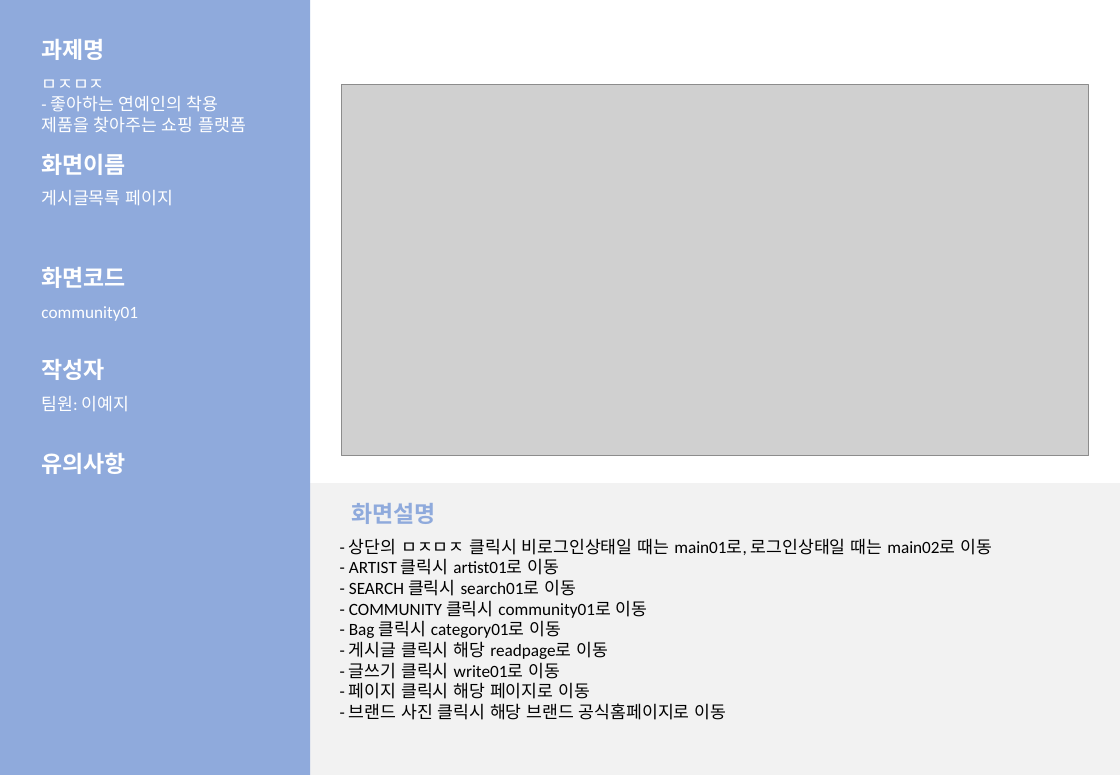
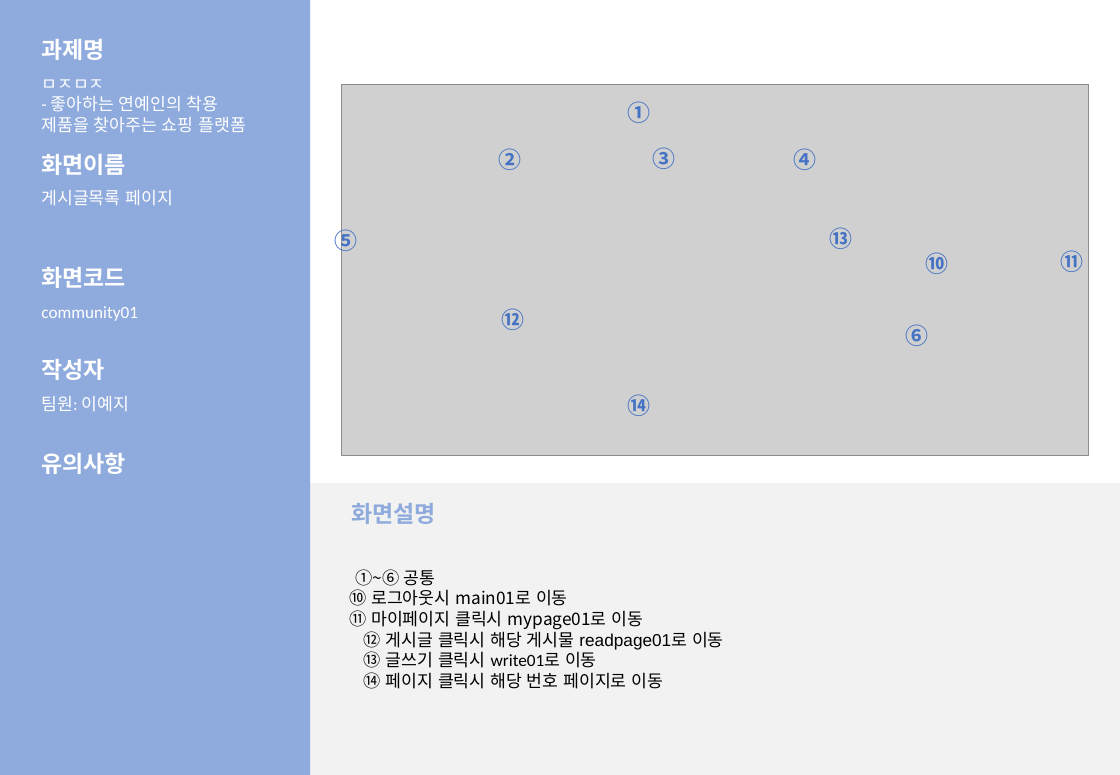
Before and after one commit to LeticiaKang/Project_Idol-Fandom-WebPlaform, a slide deck: slide 13 of 산출문서/화면설계서/화면설계서_서식(1조. HappyVirus) (2).pptx. Drawn at 1120x775 pixels with LibreOffice and Linux fonts; fonts in the diff are those of the drawing; grey boxes stand for pictures. Boxes give left, top, right and bottom in pixels: in the first picture for what was removed or moved away, otherwise in the second. Text is boxed around its words. In the diff, an @@ line names an element or a change of style, - is before the commit and + after.

```diff
--- a/산출문서/화면설계서/화면설계서_서식(1조. HappyVirus) (2).pptx
+++ b/산출문서/화면설계서/화면설계서_서식(1조. HappyVirus) (2).pptx
@@ text added at [627, 101, 650, 123], 16 pt, text #4472C4, bold @@
+①
@@ text added at [498, 148, 521, 170], 16 pt, text #4472C4, bold @@
+②
@@ text added at [652, 147, 675, 169], 16 pt, text #4472C4, bold @@
+③
@@ text added at [794, 148, 817, 170], 16 pt, text #4472C4, bold @@
+④
@@ text added at [335, 226, 358, 255], 16 pt, text #4472C4, bold @@
+⑤
@@ text added at [830, 227, 853, 249], 16 pt, text #4472C4, bold @@
+⑬
@@ text added at [925, 252, 948, 274], 16 pt, text #4472C4, bold @@
+⑩
@@ text added at [1061, 250, 1084, 272], 16 pt, text #4472C4, bold @@
+⑪
@@ text added at [502, 308, 525, 330], 16 pt, text #4472C4, bold @@
+⑫
@@ text added at [905, 324, 928, 346], 16 pt, text #4472C4, bold @@
+⑥
@@ text added at [627, 394, 650, 416], 16 pt, text #4472C4, bold @@
+⑭
@@ text in rectangle at [349, 569, 724, 689]: text changed; font Calibri to Noto Sans CJK KR @@
-- 상단의 ㅁㅈㅁㅈ 클릭시 비로그인상태일 때는 main01로, 로그인상태일 때는 main02로 이동
-- ARTIST 클릭시 artist01로 이동
-- SEARCH 클릭시 search01로 이동
-- COMMUNITY 클릭시 community01로 이동
-- Bag 클릭시 category01로 이동
-- 게시글 클릭시 해당 readpage로 이동
-- 글쓰기 클릭시 write01로 이동
-- 페이지 클릭시 해당 페이지로 이동
-- 브랜드 사진 클릭시 해당 브랜드 공식홈페이지로 이동
+①~⑥ 공통
+⑩ 로그아웃시 main01로 이동
+⑪ 마이페이지 클릭시 mypage01로 이동
+⑫ 게시글 클릭시 해당 게시물 readpage01로 이동
+⑬ 글쓰기 클릭시 write01로 이동
+⑭ 페이지 클릭시 해당 번호 페이지로 이동
```
Also in this commit, not shown: 12 other slides changed, 1 other file.
